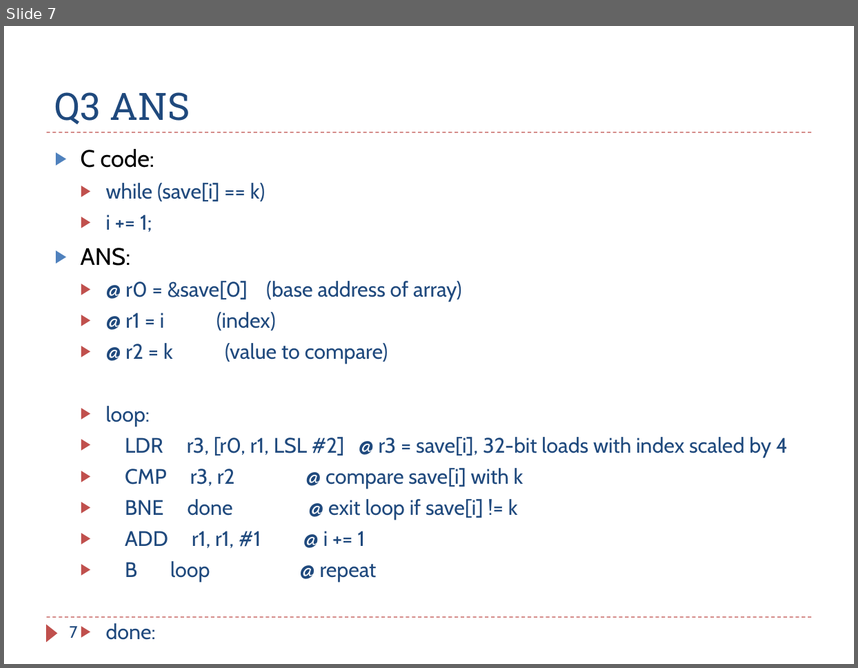
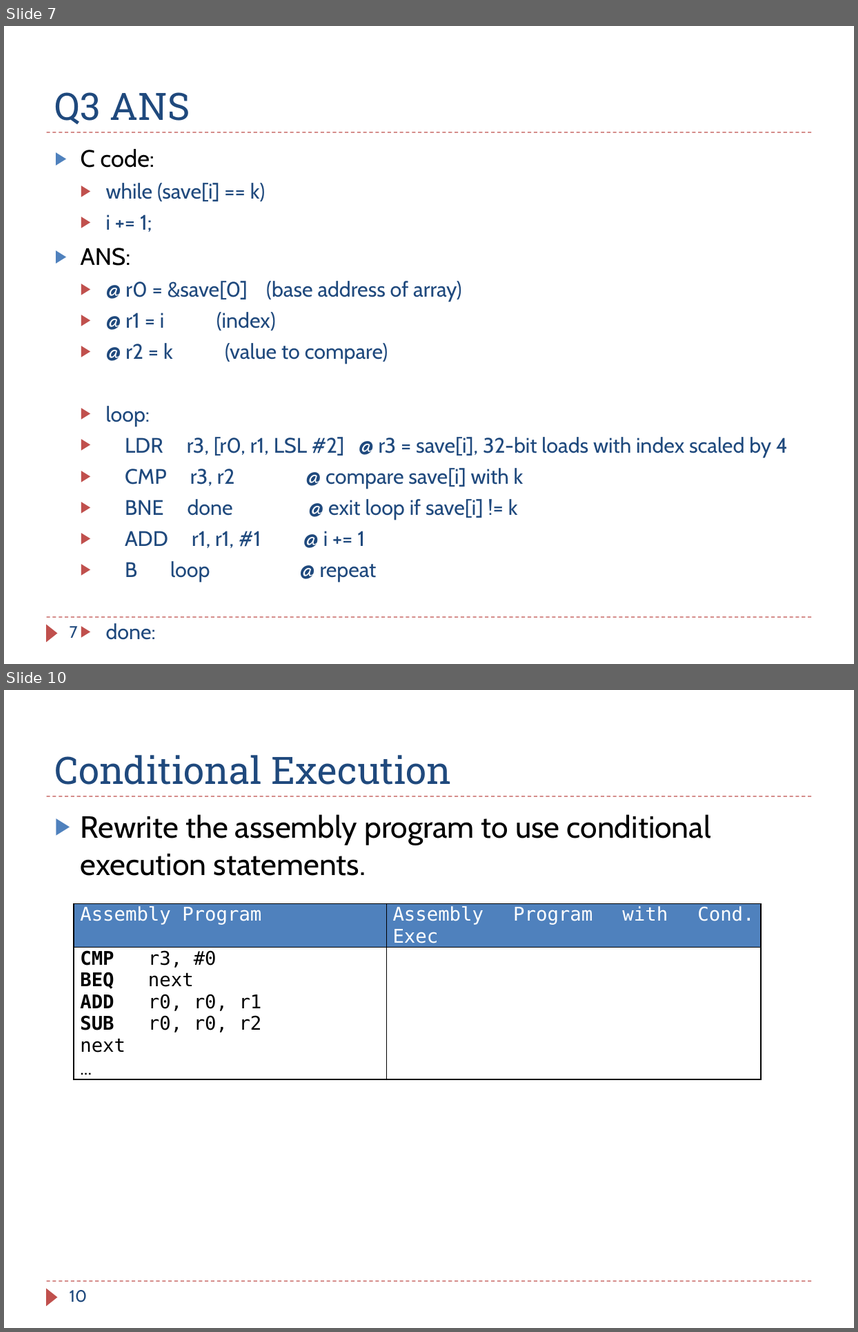
Before and after one commit to guhofstra/CSC111Fa25, a slide deck: PPTs/Ch6_ARM_Flow_Control_Exercises_ANS.pptx. Shown one above the other, each under a label of ours: slide 7 before the commit, slides 7 and 10 after it; the slides between them are not shown. The pictures are 858x668 and 858x1332 pixels, drawn with LibreOffice and Linux fonts; fonts in the diff are those of the drawing. Boxes give left, top, right and bottom in pixels: in the first picture for what was removed or moved away, otherwise in the second. Text is boxed around its words. In the diff, an @@ line names an element or a change of style, - is before the commit and + after.

```diff
--- a/PPTs/Ch6_ARM_Flow_Control_Exercises_ANS.pptx
+++ b/PPTs/Ch6_ARM_Flow_Control_Exercises_ANS.pptx
@@ slide 10 added at (x1=4, y1=690, x2=854, y2=1328), background #FFFFFF; not listed: 3 template elements that a slide beside it also shows @@
@@ title added at (x1=55, y1=755, x2=451, y2=785), 32 pt, text #1F497D @@
+Conditional Execution
@@ text added at (x1=81, y1=814, x2=711, y2=876), 26 pt, text #000000 @@
+▶ Rewrite the assembly program to use conditional execution statements.
@@ table added at (x1=74, y1=903, x2=760, y2=1063), 2 rows, 2 columns @@
+Assembly Program | Assembly Program with Cond. Exec
+CMP r3, #0 / BEQ next / ADD r0, r0, r1 / SUB r0, r0, r2 / next / ... | 
@@ page number added at (x1=70, y1=1290, x2=87, y2=1302), 14 pt, text #1F497D @@
+10
```
Also in this commit, not shown: 3 other slides added, 11 other files.
